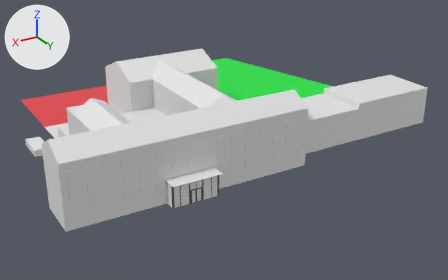
One commit to the glTF model public/astgasse.glb: the scene before it, then after it.
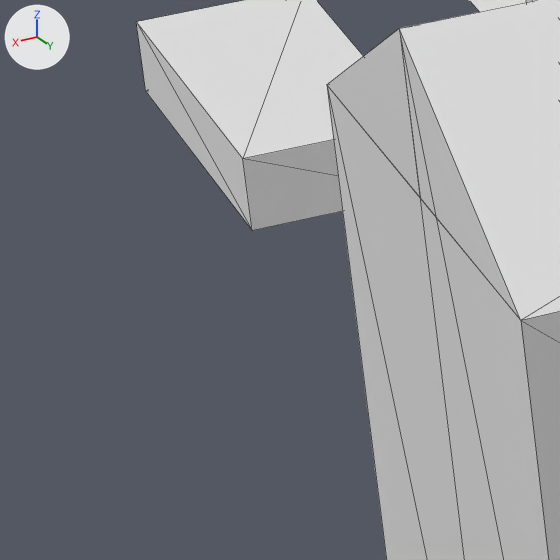
Old and new are each drawn whole from a camera (50 mm lens) standing at (92.9, 191.9, 79.5) and looking at (-8.7, 22.7, -5.2) and again close up on the part from 3% to 14% of the width and 49% to 66% of the height. Lighting does not change. The marker at upper left points along +X, +Y and +Z. The close-ups show mesh edges as thin lines. Where no turn or scale is listed for an object, it has been applied to the vertices. Vertices at the same position are counted once.

Names of what the first close-up shows: 'Train', 'haupt'.
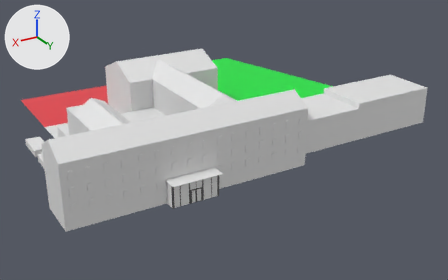
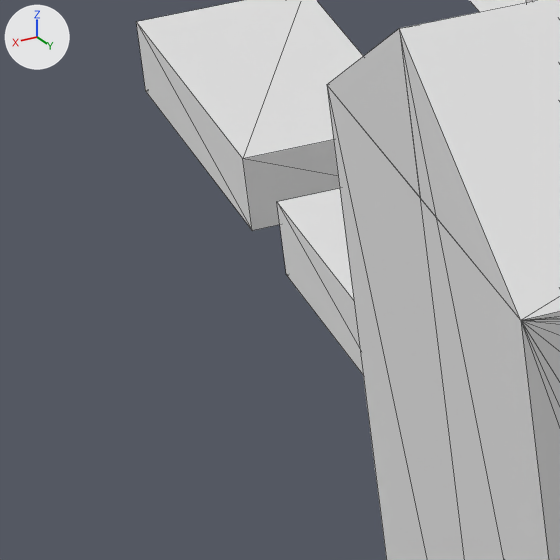
What the commit changed:
me_cube_010 has 8 vertices, 12 faces and spans x -2.24..2.24, y -5.12..5.12, z -1.0..1.0.
me_cube_010 is used by ob_train; location (52.25, 13.38, 2.77).
me_cube_010 part 1: a new loose piece, a box spanning x -2.24..2.24, y 8.2..18.44, z -1.0..1.0.
me_cube_007 is used by ob_haupt; location (0.0, 0.0, 0.0).
me_cube_007 had 43 vertices, 85 faces and spanned x -13.3..59.1, y 48.1..61.5, z 0.0..21.7.
me_cube_007 now has 419 vertices, 825 faces and spans x -13.3..59.1, y 48.1..61.5, z 0.0..21.7.
me_cube_007 part 2: 376 vertices added at x -11.7..57.3, y 61.3..61.5, z 4.8..15.7.

Changed parts and their boxes (x1, y1, x2, y2) in the close-ups (560 x 560 px):
'Train', reshaped
    before: (136, 0, 363, 231)
    after: (136, 0, 363, 374)
part 1 of me_cube_010, added
    after: (277, 189, 363, 374)
part 2 of me_cube_007, added
    after: (521, 311, 560, 560)
